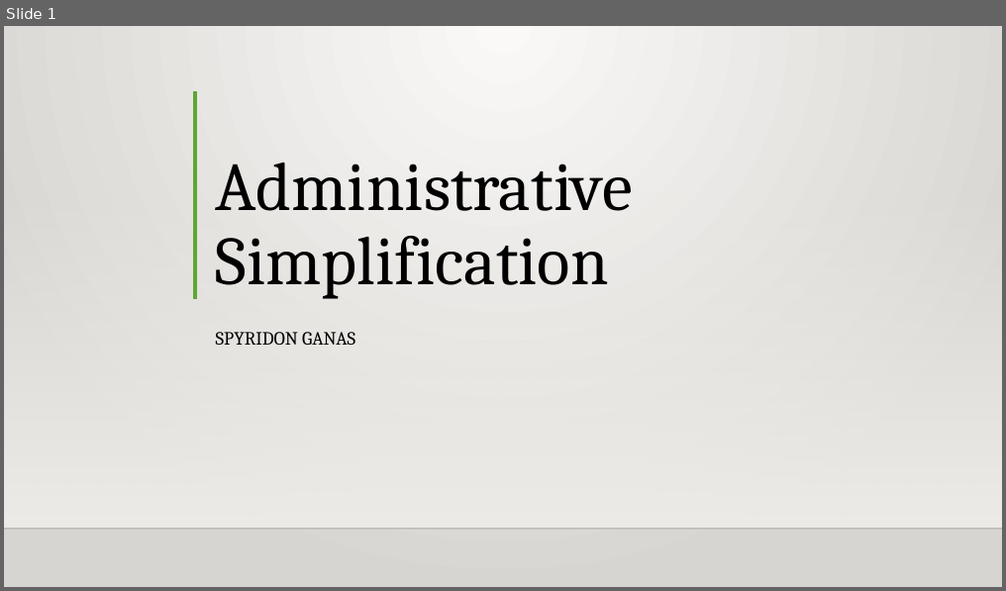
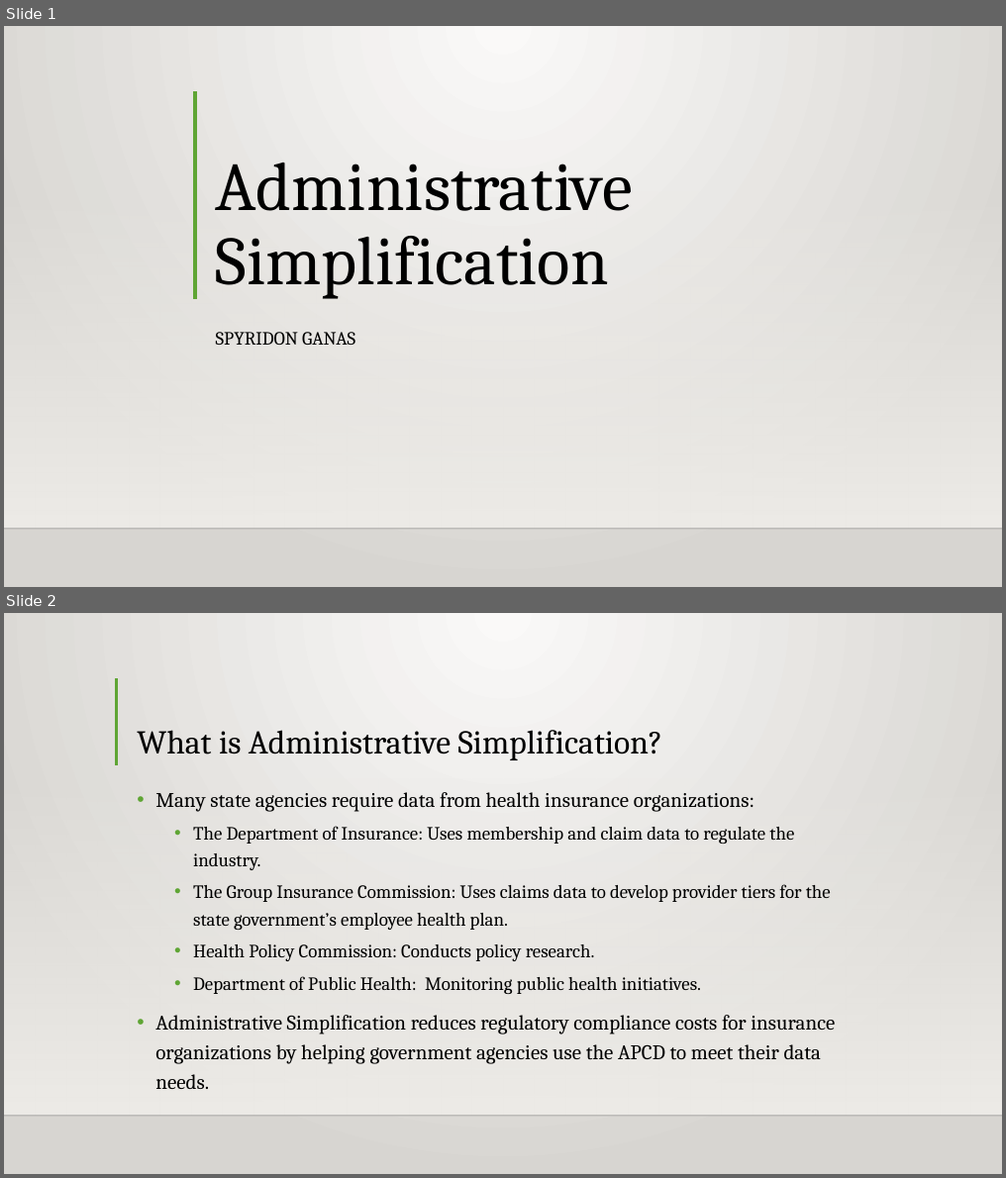
Before and after one commit to Intro-to-APCD/Intro-to-APCD.github.io, a slide deck: PowerPoints/Phase 2/010 Administrative Simplification.pptx. Shown one above the other, each under a label of ours: slide 1 before the commit, slides 1 and 2 after it. The pictures are 1006x591 and 1006x1178 pixels, drawn with LibreOffice and Linux fonts; fonts in the diff are those of the drawing; background and template pictures are left out. Boxes give left, top, right and bottom in pixels: in the first picture for what was removed or moved away, otherwise in the second. Text is boxed around its words. In the diff, an @@ line names an element or a change of style, - is before the commit and + after.

Commit message:
completed the administrative simplification slides

```diff
--- a/PowerPoints/Phase 2/010 Administrative Simplification.pptx
+++ b/PowerPoints/Phase 2/010 Administrative Simplification.pptx
@@ slide 2 added at [4, 613, 1002, 1174], background gradient #FAFAF9 to #D7D5D2; not listed: 2 template elements that a slide beside it also shows @@
@@ line added from (116, 678) to (116, 765), #5FA534 3 pt @@
@@ title added at [137, 730, 663, 761], 32 pt, text #000000 @@
+What is Administrative Simplification?
@@ text added at [155, 792, 835, 1089], 18 pt, text #000000 @@
+• Many state agencies require data from health insurance organizations:
+  • The Department of Insurance: Uses membership and claim data to regulate the industry.
+  • The Group Insurance Commission: Uses claims data to develop provider tiers for the state government’s employee health plan.
+  • Health Policy Commission: Conducts policy research.
+  • Department of Public Health: Monitoring public health initiatives.
+• Administrative Simplification reduces regulatory compliance costs for insurance organizations by helping government agencies use the APCD to meet their data needs.
```
Also in this commit, not shown: 4 other slides added, 5 slides removed.
